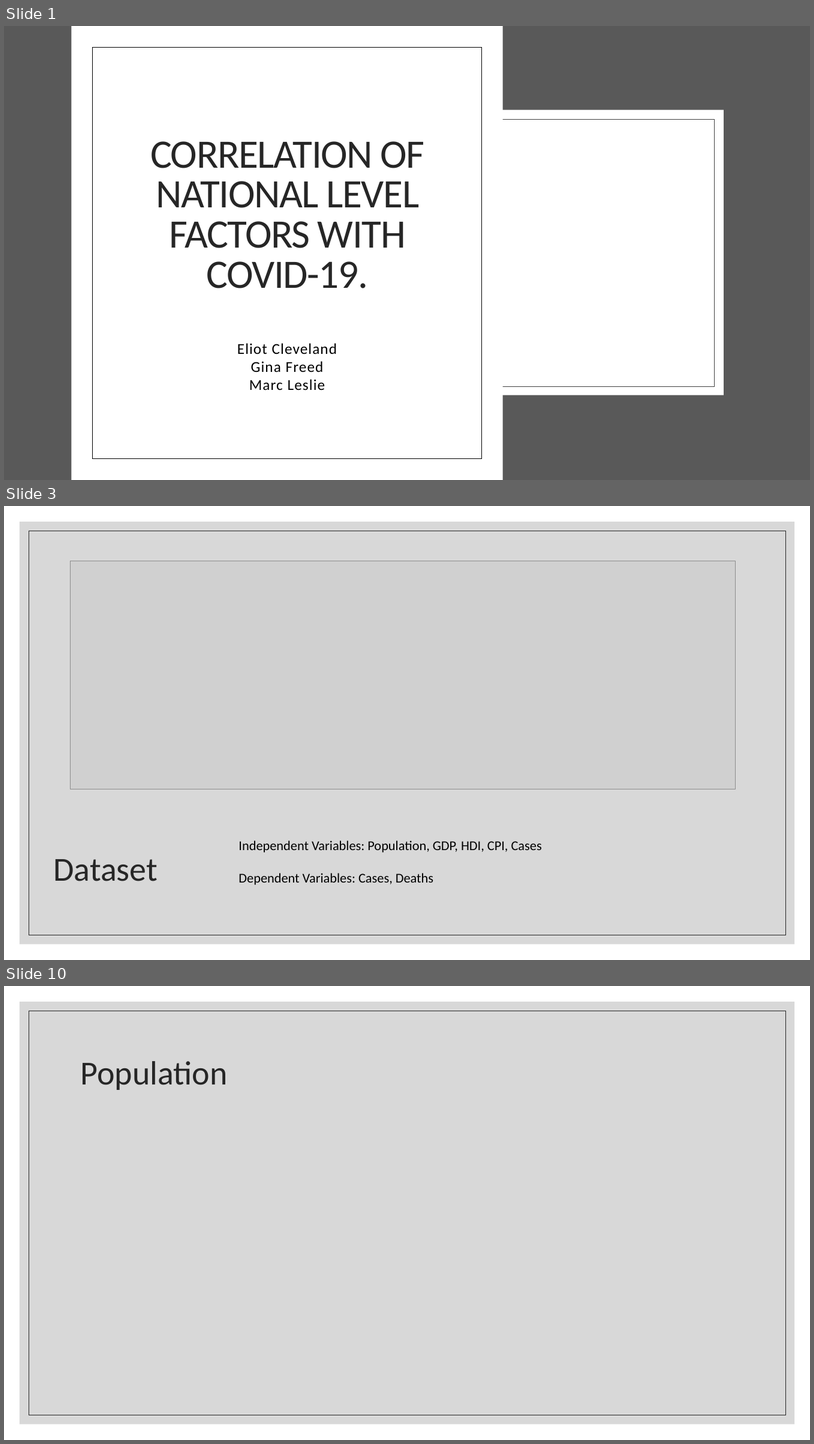
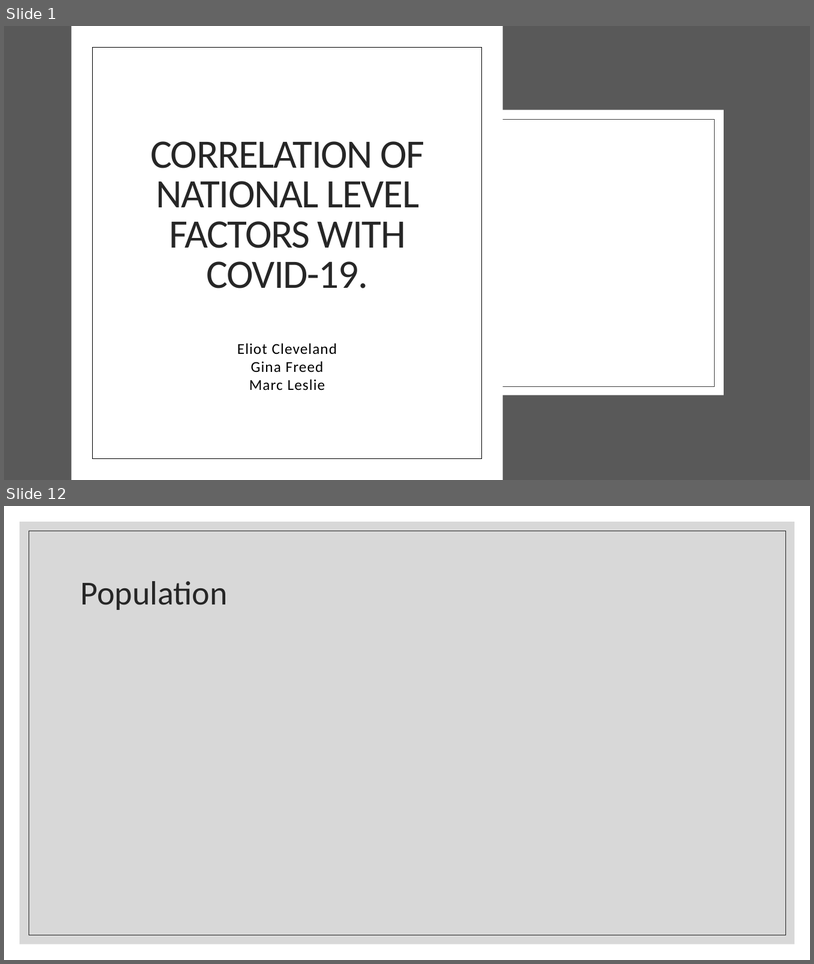
Before and after one commit to eclevela-1234/Covid-19-in-Europe, a slide deck: Covid-19 Presentation Team GEM.pptx. Shown one above the other, each under a label of ours: slides 1, 3 and 10 before the commit, slides 1 and 12 after it; the slides between them are not shown. The pictures are 814x1444 and 814x964 pixels, drawn with LibreOffice and Linux fonts; fonts in the diff are those of the drawing; grey boxes stand for pictures; background and template pictures are left out. Boxes give left, top, right and bottom in pixels: in the first picture for what was removed or moved away, otherwise in the second. Text is boxed around its words. In the diff, an @@ line names an element or a change of style, - is before the commit and + after.

```diff
--- a/Covid-19 Presentation Team GEM.pptx
+++ b/Covid-19 Presentation Team GEM.pptx
@@ slide 3 removed at (x1=4, y1=506, x2=810, y2=960), background #FFFFFF; not listed: 2 template elements that a slide beside it also shows @@
@@ picture removed at (x1=71, y1=561, x2=736, y2=789) @@
@@ text removed at (x1=239, y1=840, x2=542, y2=885) @@
-Independent Variables: Population, GDP, HDI, CPI, Cases
-Dependent Variables: Cases, Deaths
@@ title removed at (x1=53, y1=859, x2=158, y2=881) @@
-Dataset
@@ what was slide 10 is now slide 12 @@
```
Also in this commit, not shown: 1 slide changed, 11 slides added, 7 other slides removed.
